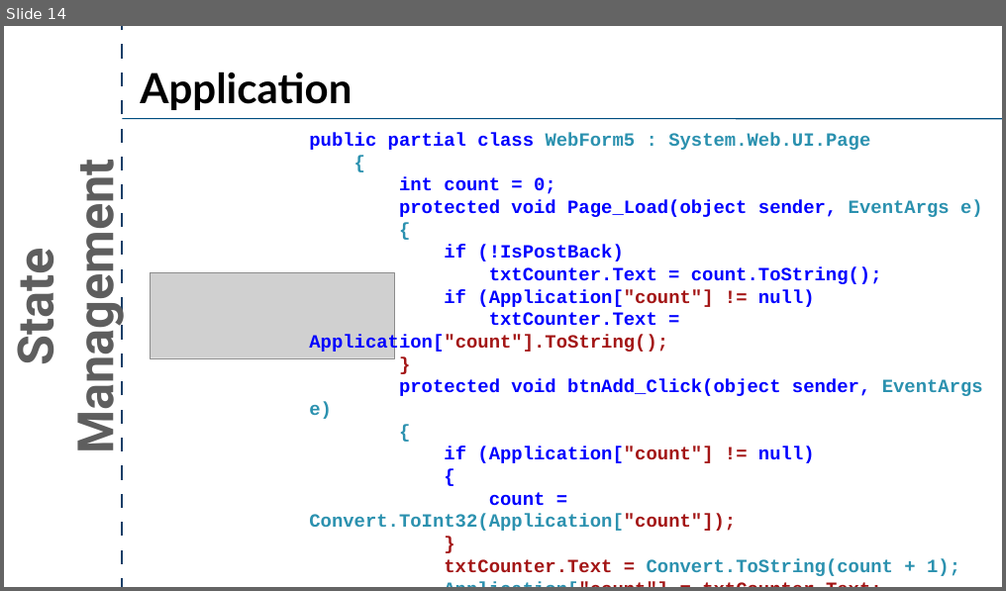
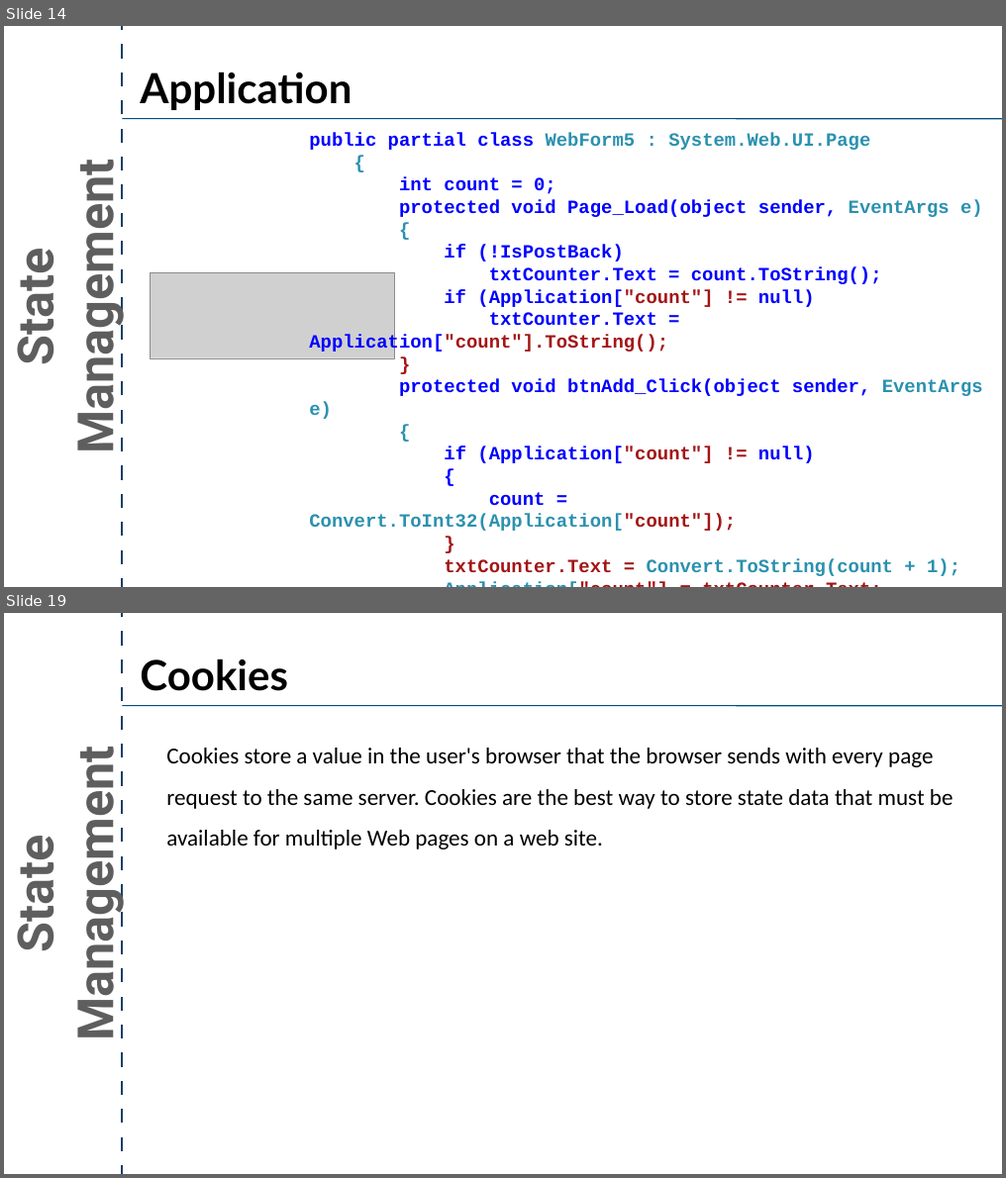
Before and after one commit to crpatel/DotNetMaterial, a slide deck: Unit 10.pptx. Shown one above the other, each under a label of ours: slide 14 before the commit, slides 14 and 19 after it; the slides between them are not shown. The pictures are 1006x591 and 1006x1178 pixels, drawn with LibreOffice and Linux fonts; fonts in the diff are those of the drawing; grey boxes stand for pictures. Boxes give left, top, right and bottom in pixels: in the first picture for what was removed or moved away, otherwise in the second. Text is boxed around its words. In the diff, an @@ line names an element or a change of style, - is before the commit and + after.

Commit message:
Cookies

```diff
--- a/Unit 10.pptx
+++ b/Unit 10.pptx
@@ slide 19 added at [4,613,1002,1174], background #FFFFFF @@
@@ line added from (122, 1174) to (122, 613), #183E67 4.5 pt @@
@@ text added at [140,659,288,691], 80 pt, text #000000, bold @@
+Cookies
@@ line added from (122, 706) to (1002, 706), #004D80 2 pt @@
@@ text added at [166,748,953,850], 44 pt, text #000000 @@
+Cookies store a value in the user's browser that the browser sends with every page request to the same server. Cookies are the best way to store state data that must be available for multiple Web pages on a web site.
@@ text added at [4,774,127,1033], 96 pt, text #5E5E5E, bold @@
+State Management
```
Also in this commit, not shown: 10 other slides added.
